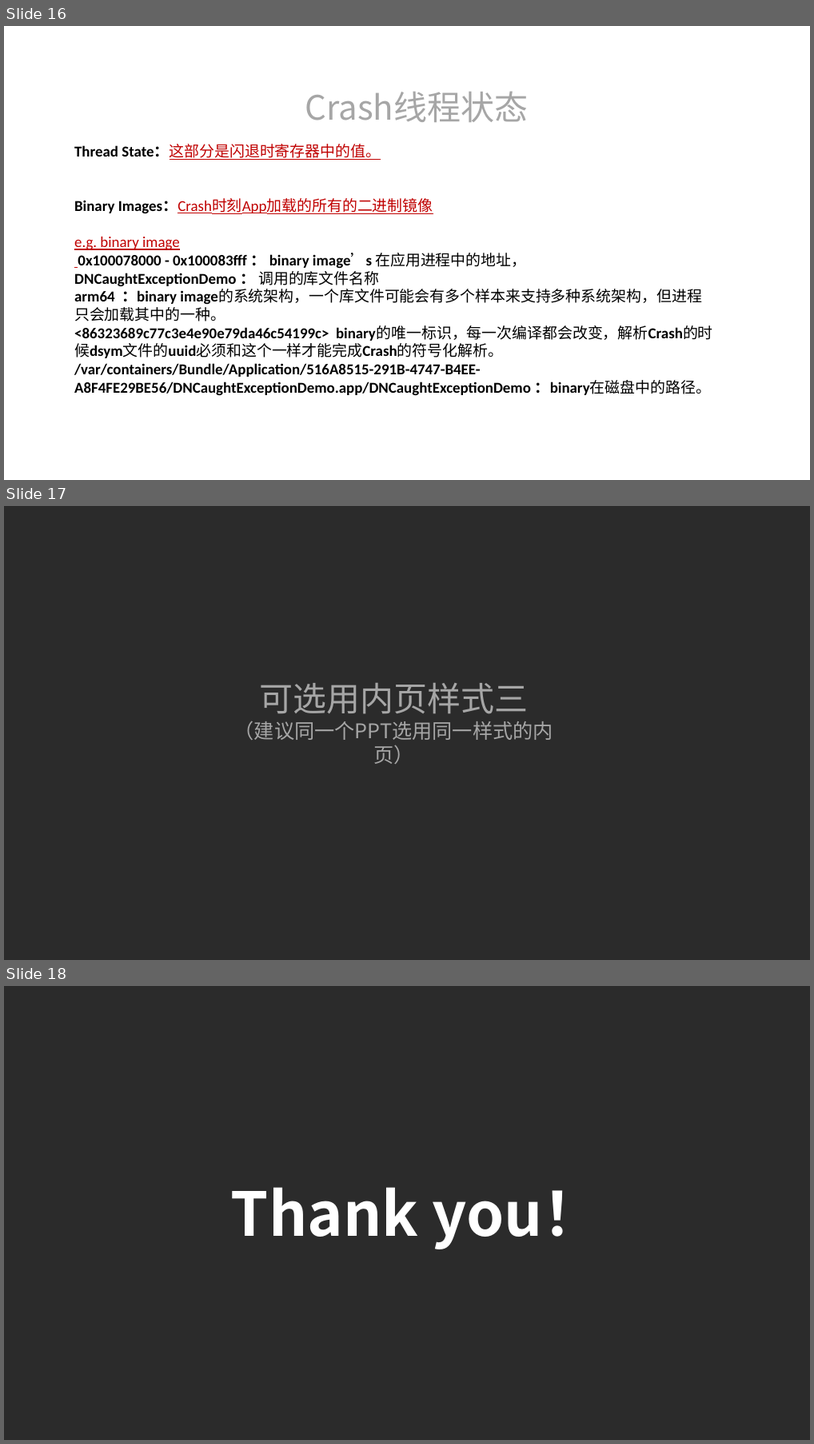
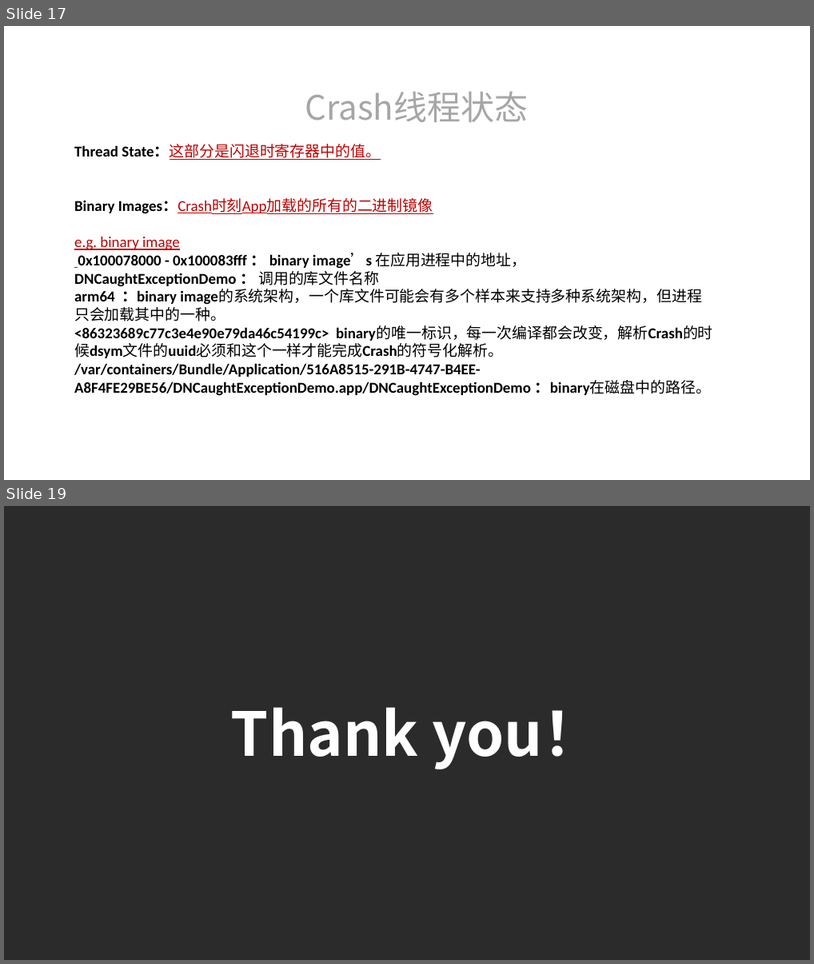
Before and after one commit to git-hushuai/CrashHandle, a slide deck: 网金控股ppt模版.pptx. Shown one above the other, each under a label of ours: slides 16, 17 and 18 before the commit, slides 17 and 19 after it; the slides between them are not shown. The pictures are 814x1444 and 814x964 pixels, drawn with LibreOffice and Linux fonts; fonts in the diff are those of the drawing; background and template pictures are left out; a plain dark background stands for a picture behind light text. Boxes give left, top, right and bottom in pixels: in the first picture for what was removed or moved away, otherwise in the second. Text is boxed around its words. In the diff, an @@ line names an element or a change of style, - is before the commit and + after.

```diff
--- a/网金控股ppt模版.pptx
+++ b/网金控股ppt模版.pptx
@@ slide 17 removed at bbox=[4, 506, 810, 960], background picture (left out) @@
@@ text removed at bbox=[234, 683, 554, 740] @@
-可选用内页样式三
-（建议同一个PPT选用同一样式的内页）
@@ what was slide 16 is now slide 17 @@
@@ what was slide 18 is now slide 19 @@
```
Also in this commit, not shown: 4 slides changed, 2 slides added.
